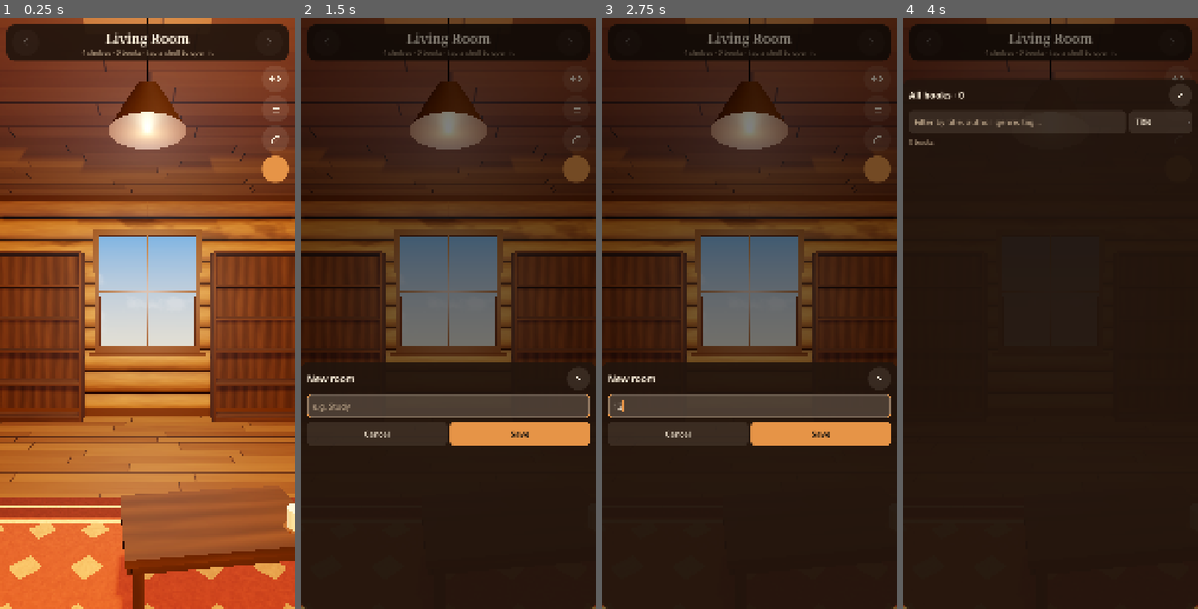
Above: before the commit, frames 1-4 (left to right).
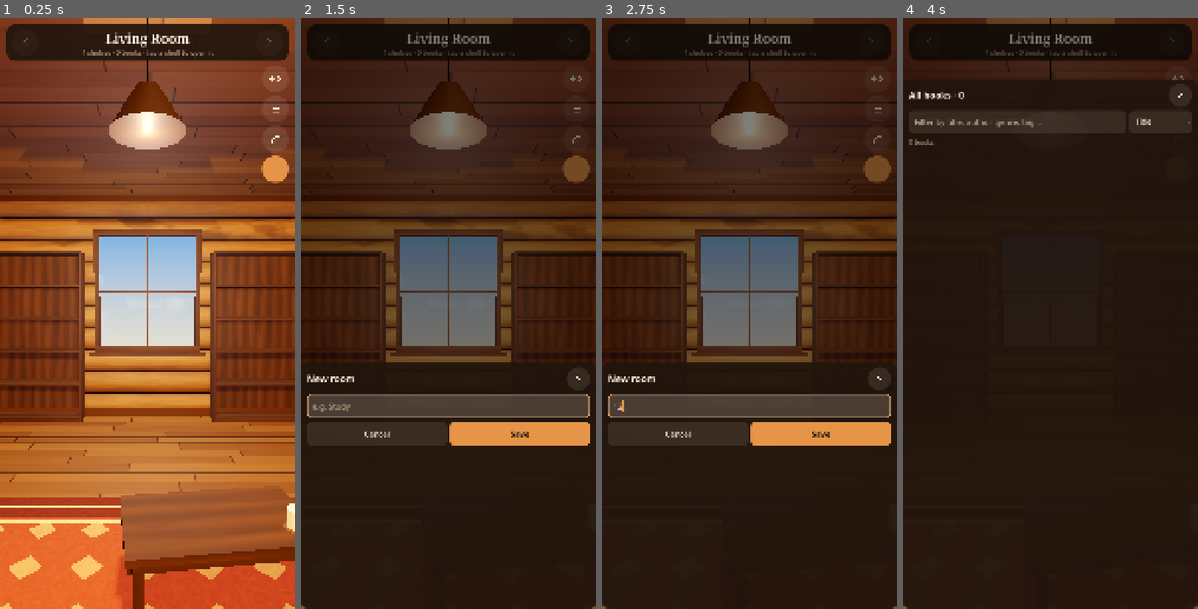
Above: after the commit, the same moments.

Repository: TheGoobsy/shelfcontrol
Game: Godot game, scene res://scenes/main.tscn
Same seed, same stepped clock (60 frames per second), same inputs: the game is played once before the commit and once after it.
Inputs (mouse positions are in pixels of both pictures, inside the frame that each line leads up to):
- Up to frame 1 (0.25 s): no input
- Up to frame 2 (1.5 s): click (448, 41) at 0.52 s; click "+ New room" at 1.25 s
- Up to frame 3 (2.75 s): click (749, 408) at 2.02 s; type "12" at 2.1 s
- Up to frame 4 (4 s): click (1177, 77) at 2.77 s; click (1177, 106) at 3.52 s

The runs differ from the first frame. In frame 1, 1.3% of the frame differs, in the area x 31-70%, y 35-58%; in frame 2, 0.2%; in frame 3, 0.2%; in frame 4, less than 0.1%.

Commit message:
Window frame, mullions and sill in the style's board wood
Co-Authored-By: Claude Fable 5.1 <noreply@anthropic.com>

Diff:
--- a/scripts/decor.gd
+++ b/scripts/decor.gd
@@ -294,7 +294,8 @@
 
 static func window(style: Dictionary) -> Node3D:
 	var root := Node3D.new()
-	var frame := Materials.std(style.get("trim", Color(0.9, 0.9, 0.9)), 0.5)
+	# frame, mullions and sill in the style's board wood (grain follows each piece)
+	var frame := Materials.shelf_wood(style)
 	var night := bool(style.get("night", false))
 	var glass := Materials.from_spec({
 		"shader": "sky_glass",
--- a/scripts/main.gd
+++ b/scripts/main.gd
@@ -660,6 +660,9 @@
 			_on_structure_changed()
 			var eye := Vector3(-0.3, 1.3, 1.2)
 			rig.snap(eye, CameraRig.look_basis(eye, Vector3(0.6, 0.9, -1.2)), 55.0)
+		"window":
+			var eye := Vector3(0.4, 1.5, -0.6)
+			rig.snap(eye, CameraRig.look_basis(eye, Vector3(0, 1.7, -3.0)), 50.0)
 		"chair":
 			var eye := Vector3(0.0, 1.3, -0.5)
 			rig.snap(eye, CameraRig.look_basis(eye, Vector3(1.75, 0.5, 1.25)), 45.0)
Not shown, changed: README.md
